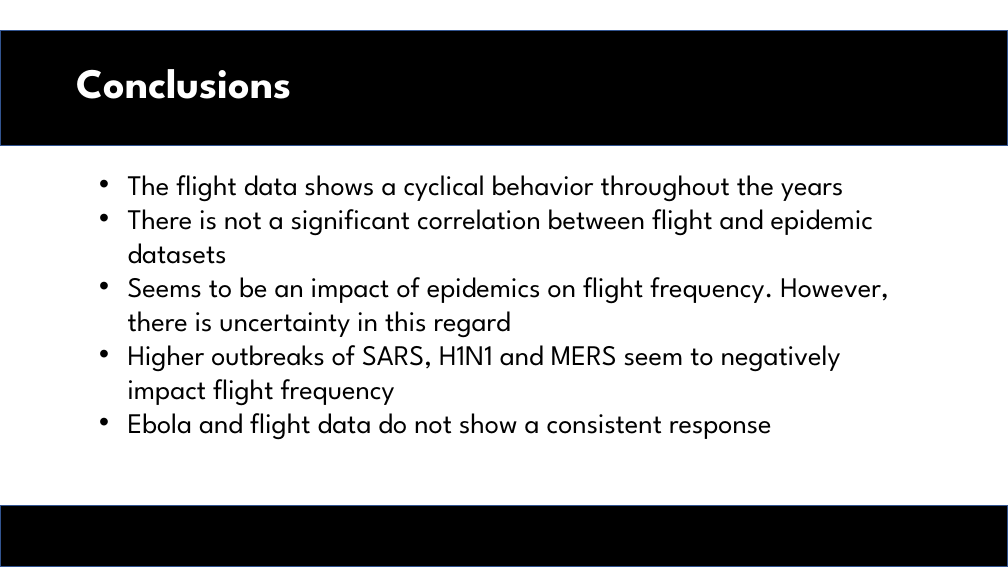
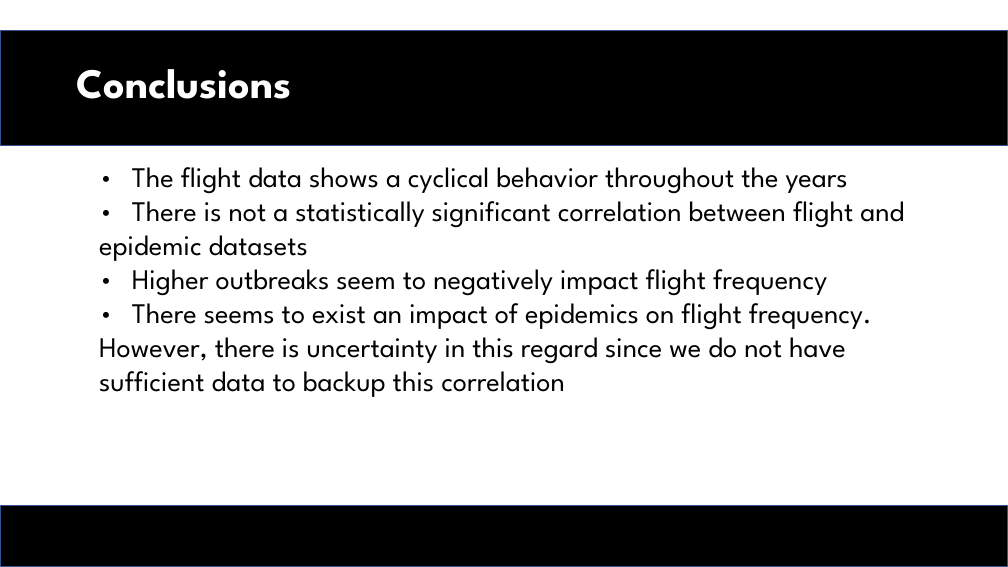
Before and after one commit to vbhakta27/group3, a slide deck: slide 32 of Group-3_Presentation.pptx. Drawn at 1008x567 pixels with LibreOffice and Linux fonts; fonts in the diff are those of the drawing. Boxes give left, top, right and bottom in pixels: in the first picture for what was removed or moved away, otherwise in the second. Text is boxed around its words. In the diff, an @@ line names an element or a change of style, - is before the commit and + after.

```diff
--- a/Group-3_Presentation.pptx
+++ b/Group-3_Presentation.pptx
@@ text at (x1=99, y1=167, x2=904, y2=397): text changed @@
-• The flight data shows a cyclical behavior throughout the years
-• There is not a significant correlation between flight and epidemic datasets
-• Seems to be an impact of epidemics on flight frequency. However, there is uncertainty in this regard
-• Higher outbreaks of SARS, H1N1 and MERS seem to negatively impact flight frequency
-• Ebola and flight data do not show a consistent response
+• The flight data shows a cyclical behavior throughout the years
+• There is not a statistically significant correlation between flight and epidemic datasets
+• Higher outbreaks seem to negatively impact flight frequency
+• There seems to exist an impact of epidemics on flight frequency. However, there is uncertainty in this regard since we do not have sufficient data to backup this correlation
```
